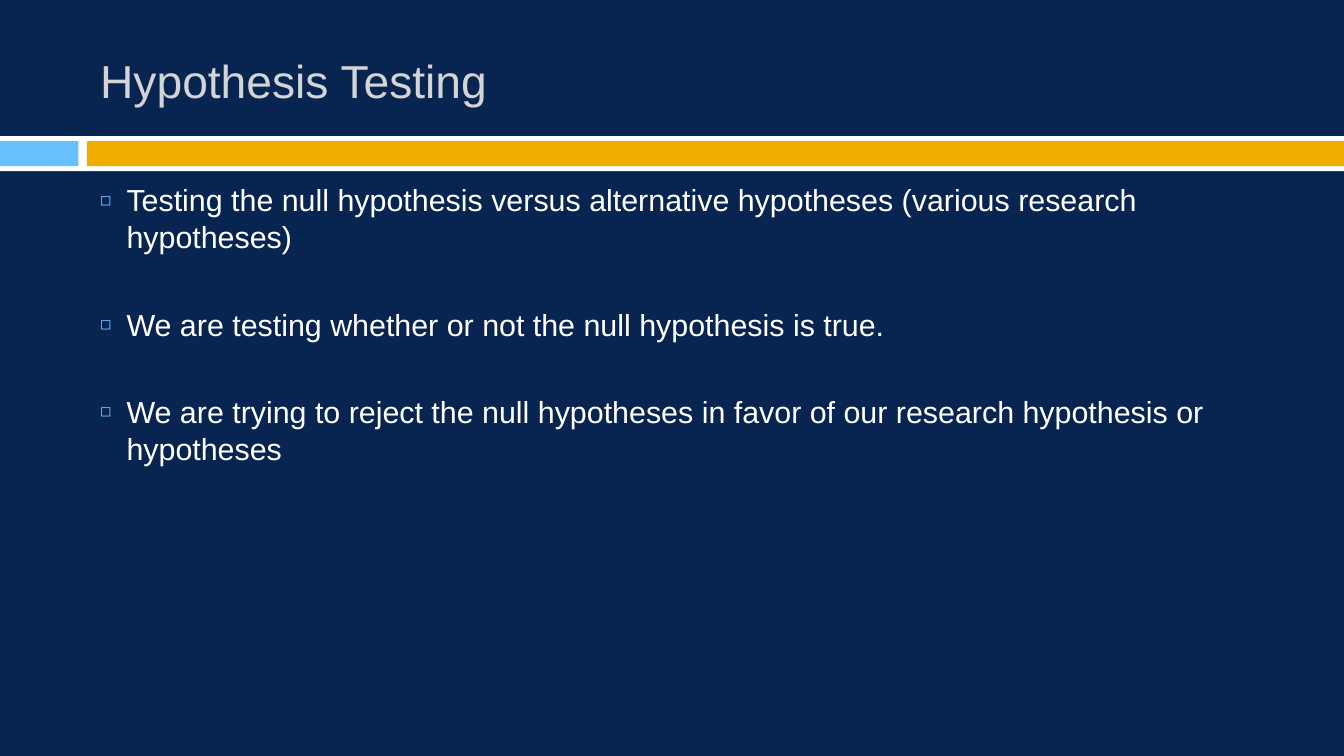
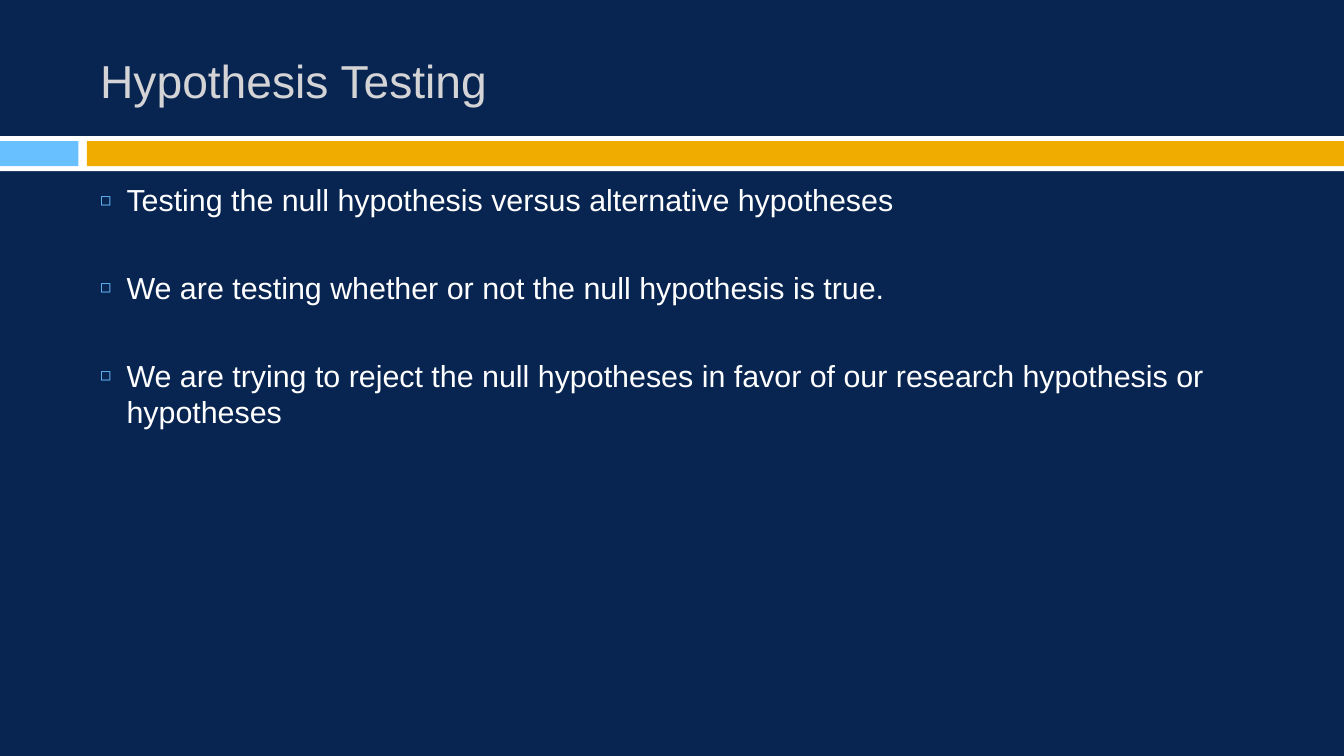
Before and after one commit to burrelvannjr/gradstats_csuf, a slide deck: slide 3 of ppts/5_hypothesis_testing.pptx (slide 5 before the commit). Drawn at 1344x756 pixels with LibreOffice and Linux fonts; fonts in the diff are those of the drawing. Boxes give left, top, right and bottom in pixels: in the first picture for what was removed or moved away, otherwise in the second. Text is boxed around its words. In the diff, an @@ line names an element or a change of style, - is before the commit and + after.

```diff
--- a/ppts/5_hypothesis_testing.pptx
+++ b/ppts/5_hypothesis_testing.pptx
@@ text at bbox=[127, 189, 893, 217]: text changed @@
-◻ Testing the null hypothesis versus alternative hypotheses (various research hypotheses)
+◻ Testing the null hypothesis versus alternative hypotheses
```
Also in this commit, not shown: 4 other slides changed, 2 slides removed, 12 other files.
